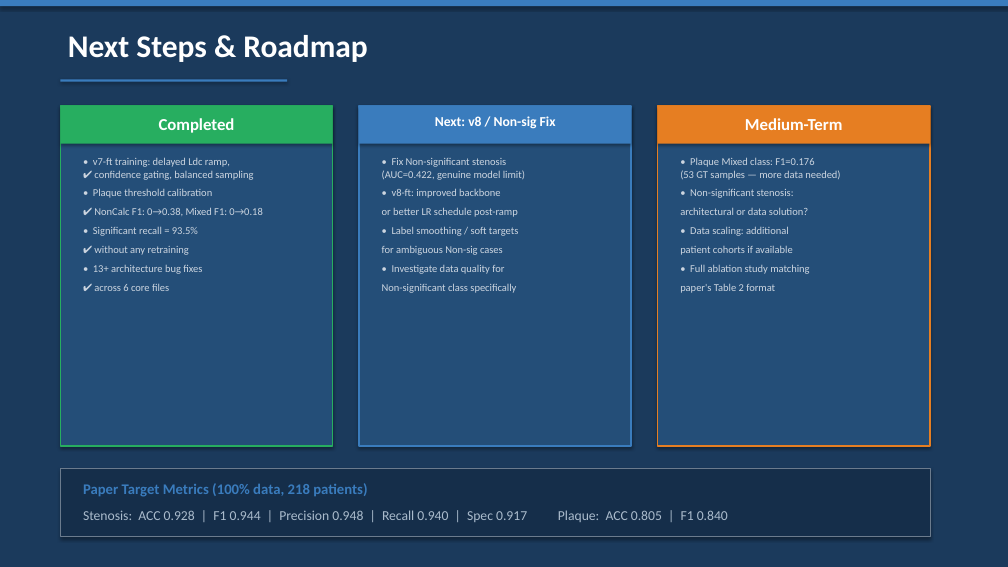
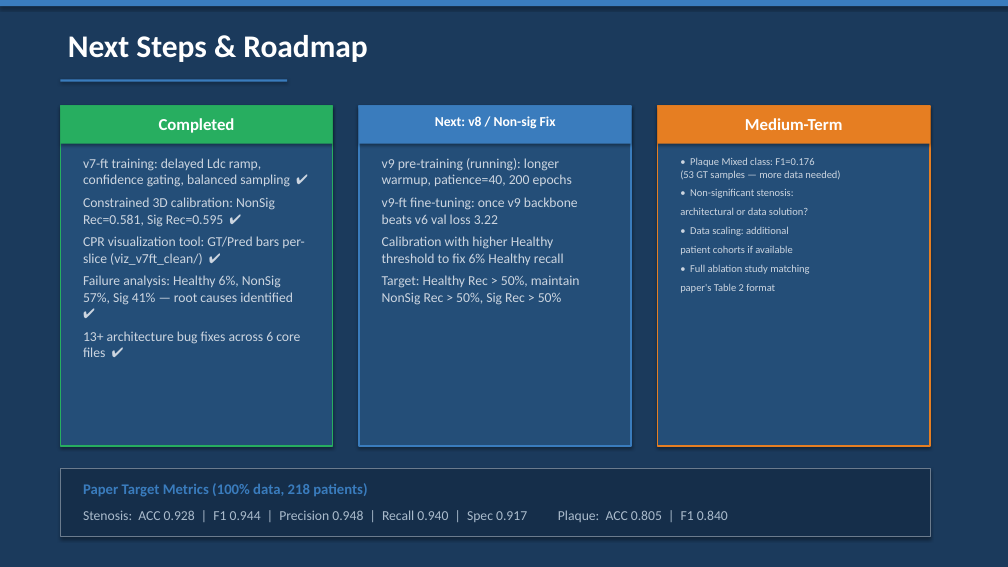
Before and after one commit to reetmitra/CAD_diagnosis, a slide deck: slide 4 of SC_Net_Progress_Update.pptx. Drawn at 1008x567 pixels with LibreOffice and Linux fonts; fonts in the diff are those of the drawing. Boxes give left, top, right and bottom in pixels: in the first picture for what was removed or moved away, otherwise in the second. Text is boxed around its words. In the diff, an @@ line names an element or a change of style, - is before the commit and + after.

```diff
--- a/SC_Net_Progress_Update.pptx
+++ b/SC_Net_Progress_Update.pptx
@@ text at (x1=83, y1=158, x2=304, y2=357): text changed; size 10 to 13 pt @@
-• v7-ft training: delayed Ldc ramp,
-✔ confidence gating, balanced sampling
-• Plaque threshold calibration
-✔ NonCalc F1: 0→0.38, Mixed F1: 0→0.18
-• Significant recall = 93.5%
-✔ without any retraining
-• 13+ architecture bug fixes
-✔ across 6 core files
+v7-ft training: delayed Ldc ramp, confidence gating, balanced sampling ✔
+Constrained 3D calibration: NonSig Rec=0.581, Sig Rec=0.595 ✔
+CPR visualization tool: GT/Pred bars per-slice (viz_v7ft_clean/) ✔
+Failure analysis: Healthy 6%, NonSig 57%, Sig 41% — root causes identified ✔
+13+ architecture bug fixes across 6 core files ✔
@@ text at (x1=382, y1=158, x2=580, y2=305): text changed; size 10 to 13 pt @@
-• Fix Non-significant stenosis
-(AUC=0.422, genuine model limit)
-• v8-ft: improved backbone
-or better LR schedule post-ramp
-• Label smoothing / soft targets
-for ambiguous Non-sig cases
-• Investigate data quality for
-Non-significant class specifically
+v9 pre-training (running): longer warmup, patience=40, 200 epochs
+v9-ft fine-tuning: once v9 backbone beats v6 val loss 3.22
+Calibration with higher Healthy threshold to fix 6% Healthy recall
+Target: Healthy Rec > 50%, maintain NonSig Rec > 50%, Sig Rec > 50%
```
Also in this commit, not shown: 1 other slide changed.
